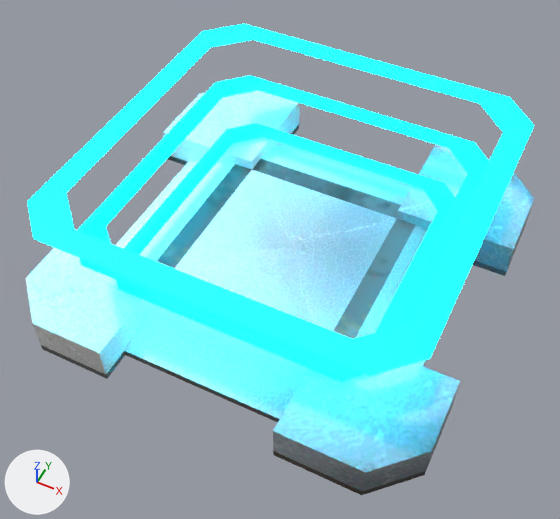
A saved change to the glTF model assets/biomes/battery-room/solarStation1-3.glb.
One viewpoint serves both versions: a 50 mm camera at (0.529, -1.094, 1.375) aimed at (0.016, -0.068, 0.092). The axes (+X, +Y, +Z) are drawn at lower left. The lights are the same throughout. Where no turn or scale is listed for an object, it has been applied to the vertices.

Objects in the first picture: 'chargeRing.001', 'chargeRing.002', 'chargeRing.003', 'foundation.002'.
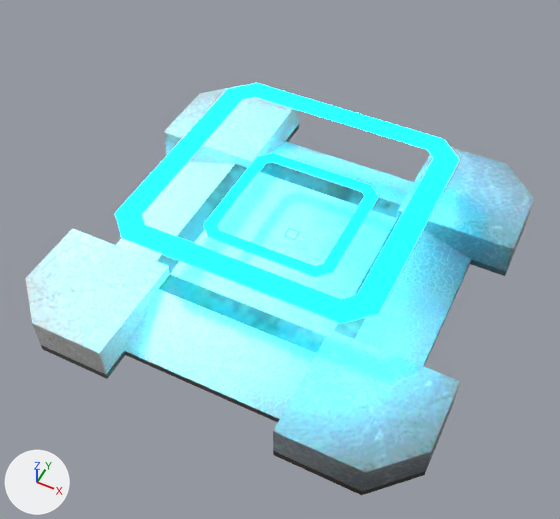
Location of each change, (x1, y1, x2, y2) in pixels of the pictures (560 x 519 px):
'foundation.002', surface changed: (25, 85, 534, 476) in both
'chargeRing.003', deleted: before (27, 24, 534, 376)
'chargeRing1.001', added: after (115, 83, 459, 323)
'chargeRing.002', deleted: before (77, 76, 489, 377)
'chargeRing.001', deleted: before (116, 123, 455, 381)
'chargeRing1.002', added: after (204, 153, 378, 277)

Patch to the scene script:
```diff
--- a/assets/biomes/battery-room/solarStation1-3.glb.py
+++ b/assets/biomes/battery-room/solarStation1-3.glb.py
@@ img_solarstation1_roughness_512 @@
+img_solarstation1_roughness_512 = load_image('solarStation1_roughness_512', '_unpacked/solarStation1_roughness_512', 512, 512, 'Non-Color')
@@ mat_solarstation1 @@
 n0 = _N.new('ShaderNodeBsdfPrincipled'); n0.name = 'Principled BSDF'
-n0.inputs[2].default_value = 0.716  # 'Roughness'
 n0.inputs[28].default_value = 1.0  # 'Emission Strength'
@@ mat_solarstation1 @@
 n3.image = img_solarstation1_tiny_diffuse_1024
+n4 = _N.new('ShaderNodeMath'); n4.name = 'Math'
+n4.operation = 'MULTIPLY'
+n4.inputs[1].default_value = 0.541  # 'Value'
+n5 = _N.new('ShaderNodeSeparateColor'); n5.name = 'Separate Color'
+n6 = _N.new('ShaderNodeTexImage'); n6.name = 'Image Texture.002'
+n6.image = img_solarstation1_roughness_512
 _L.new(n0.outputs[0], n1.inputs[0])  # 'BSDF' to 'Surface'
@@ mat_solarstation1 @@
 _L.new(n3.outputs[0], n0.inputs[0])  # 'Color' to 'Base Color'
+_L.new(n4.outputs[0], n0.inputs[1])  # 'Value' to 'Metallic'
+_L.new(n5.outputs[2], n4.inputs[0])  # 'Blue' to 'Value'
+_L.new(n5.outputs[1], n0.inputs[2])  # 'Green' to 'Roughness'
+_L.new(n6.outputs[0], n5.inputs[0])  # 'Color' to 'Color'
@@ mat_goal @@
+mat_goal = principled_material('goal')
+mat_goal.base_color = (0.0, 0.0672, 0.8)  # blue #0049e7
+mat_goal.emission_color = (0.0, 0.723, 1.0)  # cyan #00ddff
+mat_goal.emission_strength = 30.0
@@ me_cube_307 @@
+me_cube_307.from_pydata([(-0.125, -0.152, 0.0), (-0.152, -0.125, 0.0), (-0.152, 0.125, 0.0), (-0.125, 0.152, 0.0), (0.152, -0.125, 0.0), (0.125, -0.152, 0.0), (0.125, 0.152, 0.0), (0.152, 0.125, 0.0), (-0.125, -0.114, 0.0), (-0.114, -0.125, 0.0), (-0.114, 0.125, 0.0), (-0.125, 0.114, 0.0), (0.125, 0.114, 0.0), (0.114, 0.125, 0.0), (0.114, -0.125, 0.0), (0.125, -0.114, 0.0)], [], [(8, 9, 0), (8, 0, 1), (10, 11, 2), (10, 2, 3), (12, 13, 6), (12, 6, 7), (14, 15, 4), (14, 4, 5), (11, 8, 1), (11, 1, 2), (9, 14, 5), (9, 5, 0), (13, 10, 3), (13, 3, 6), (15, 12, 7), (15, 7, 4)])
+me_cube_307.materials.append(mat_goal)  # blue #0049e7
@@ me_cube_306 @@
+me_cube_306.from_pydata([(-0.238, -0.29, 0.0), (-0.29, -0.238, 0.0), (-0.29, 0.238, 0.0), (-0.238, 0.29, 0.0), (0.29, -0.238, 0.0), (0.238, -0.29, 0.0), (0.238, 0.29, 0.0), (0.29, 0.238, 0.0), (-0.239, -0.217, 0.0), (-0.217, -0.239, 0.0), (-0.217, 0.239, 0.0), (-0.239, 0.217, 0.0), (0.239, 0.217, 0.0), (0.217, 0.239, 0.0), (0.217, -0.239, 0.0), (0.239, -0.217, 0.0)], [], [(8, 9, 0), (8, 0, 1), (10, 11, 2), (10, 2, 3), (12, 13, 6), (12, 6, 7), (14, 15, 4), (14, 4, 5), (11, 8, 1), (11, 1, 2), (9, 14, 5), (9, 5, 0), (13, 10, 3), (13, 3, 6), (15, 12, 7), (15, 7, 4)])
+me_cube_306.materials.append(mat_goal)  # blue #0049e7
@@ ob_chargering_002 @@
-ob_chargering_002 = bpy.data.objects.new('chargeRing.002', me_cube_216)
-ob_chargering_002.location = (0.0, 0.0, 0.0)
@@ ob_chargering_001 @@
-ob_chargering_001 = bpy.data.objects.new('chargeRing.001', me_cube_214)
-ob_chargering_001.location = (0.0, 0.0, 0.0)
@@ ob_chargering_003 @@
-ob_chargering_003 = bpy.data.objects.new('chargeRing.003', me_cube_217)
-ob_chargering_003.location = (0.0, 0.0, 0.0)
@@ ob_chargering1_002 @@
+ob_chargering1_002 = bpy.data.objects.new('chargeRing1.002', me_cube_307)
+ob_chargering1_002.location = (0.008, 0.008, 0.173)
@@ ob_chargering1_001 @@
+ob_chargering1_001 = bpy.data.objects.new('chargeRing1.001', me_cube_306)
+ob_chargering1_001.location = (0.008, 0.008, 0.248)
```
